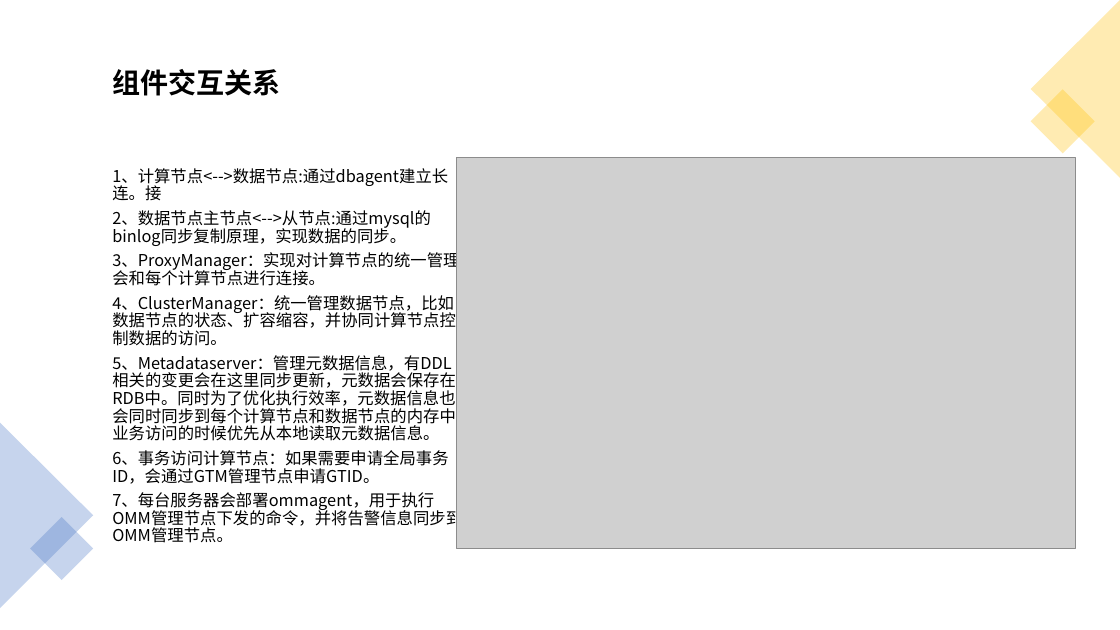
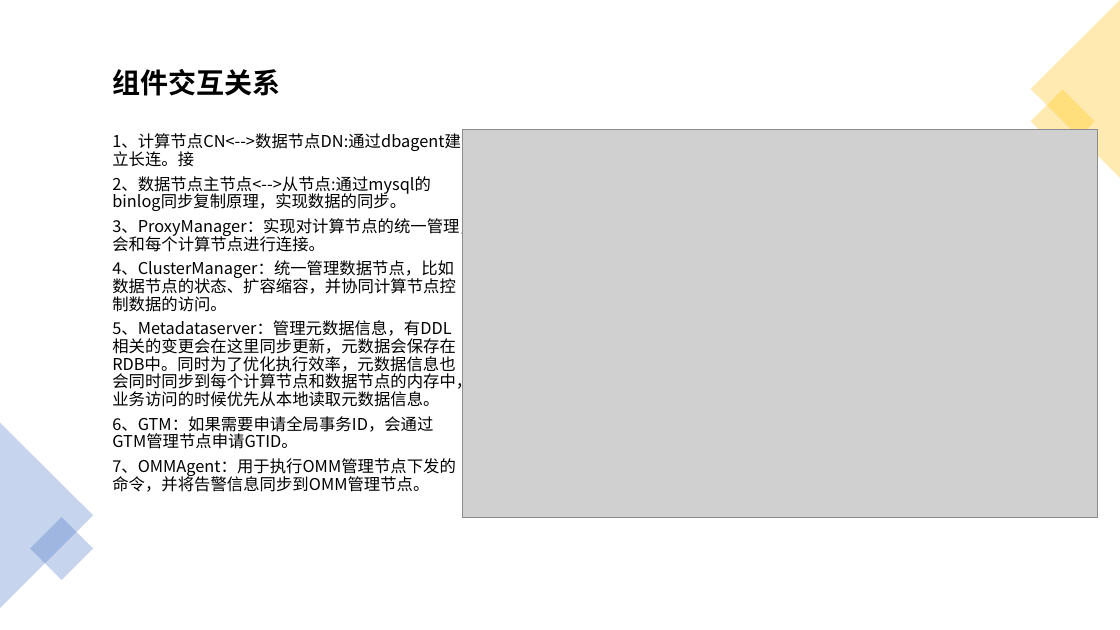
Before and after one commit to yedushusheng/mysql-learning, a slide deck: slide 4 of 28. OLTP/GoldenDB分布式数据库.pptx. Drawn at 1120x630 pixels with LibreOffice and Linux fonts; fonts in the diff are those of the drawing; grey boxes stand for pictures. Boxes give left, top, right and bottom in pixels: in the first picture for what was removed or moved away, otherwise in the second. Text is boxed around its words. In the diff, an @@ line names an element or a change of style, - is before the commit and + after.

```diff
--- a/28. OLTP/GoldenDB分布式数据库.pptx
+++ b/28. OLTP/GoldenDB分布式数据库.pptx
@@ text "1、计算节点CN<-->数据节点DN:通过dbagent建立长连。接": place and size @@
-text "1、计算节点CN<-->数据节点DN:通过dbagent建立长连。接" at box(112, 168, 475, 543)
+text "1、计算节点CN<-->数据节点DN:通过dbagent建立长连。接" at box(112, 133, 475, 492)
@@ text at box(112, 133, 461, 167): text changed @@
-1、计算节点<-->数据节点:通过dbagent建立长连。接
+1、计算节点CN<-->数据节点DN:通过dbagent建立长连。接
@@ picture: place and size @@
-picture at box(457, 158, 1076, 549)
+picture at box(463, 129, 1097, 518)
@@ text at box(112, 416, 456, 492): text changed @@
-6、事务访问计算节点：如果需要申请全局事务ID，会通过GTM管理节点申请GTID。
-7、每台服务器会部署ommagent，用于执行OMM管理节点下发的命令，并将告警信息同步到OMM管理节点。
+6、GTM：如果需要申请全局事务ID，会通过GTM管理节点申请GTID。
+7、OMMAgent：用于执行OMM管理节点下发的命令，并将告警信息同步到OMM管理节点。
```
Also in this commit, not shown: 8 other slides changed, 4 slides added.
